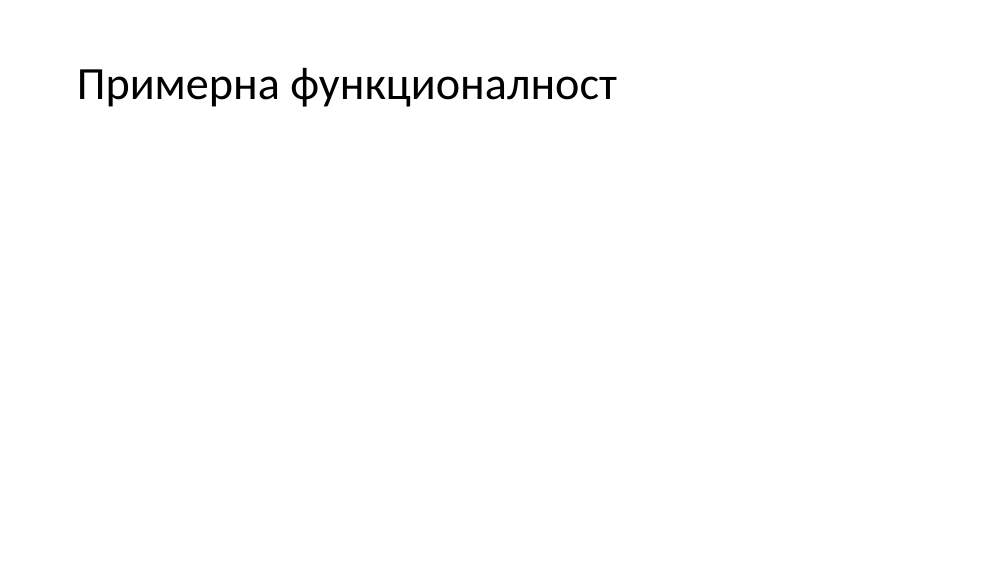
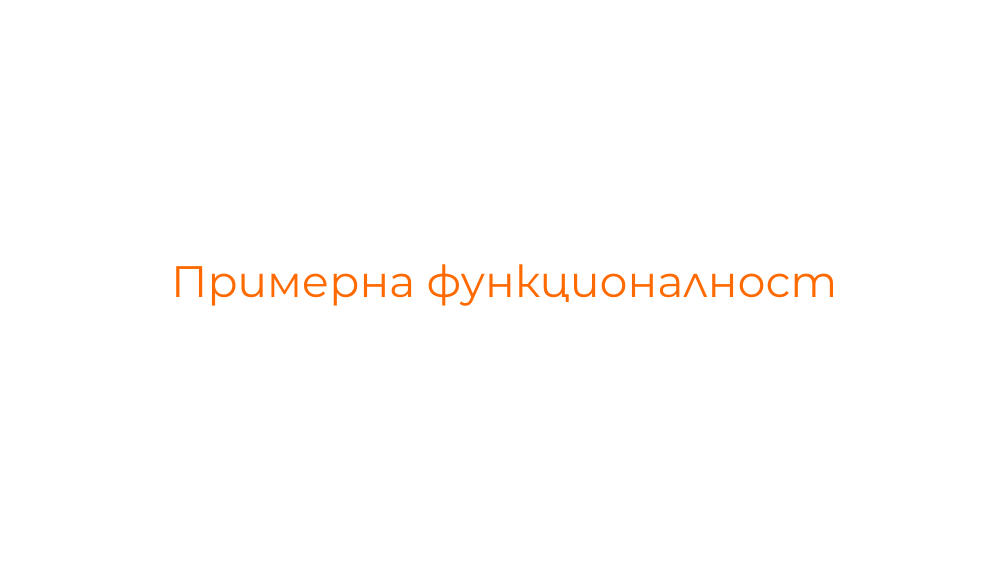
Before and after one commit to NikolaTotev/SQL-Course-Project, a slide deck: slide 11 of Project Presentation.pptx (slide 6 before the commit). Drawn at 1008x567 pixels with LibreOffice and Linux fonts; fonts in the diff are those of the drawing. Boxes give left, top, right and bottom in pixels: in the first picture for what was removed or moved away, otherwise in the second. Text is boxed around its words. In the diff, an @@ line names an element or a change of style, - is before the commit and + after.

```diff
--- a/Project Presentation.pptx
+++ b/Project Presentation.pptx
@@ title "Примерна функционалност": place and size @@
-title "Примерна функционалност" at (77, 67, 617, 107)
+title "Примерна функционалност" at (171, 264, 837, 306)
@@ title "Примерна функционалност" at (171, 264, 837, 306): size 44 to 42 pt, font Calibri to Montserrat, text colour #000000 to #FF6A00; alignment left to centre @@
```
Also in this commit, not shown: 4 other slides changed, 8 slides added, 2 slides removed, 11 other files.
